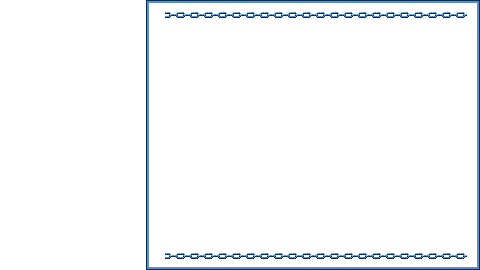
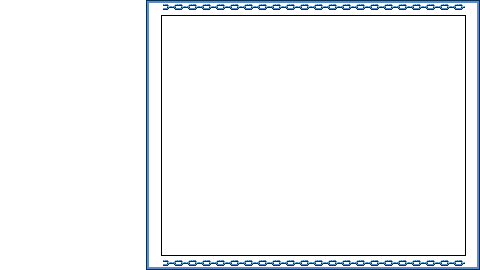
Layer changes from the first 480×270 image to the second:
painted on "Layer 5" over (163, 4, 467, 266)
showed "gamemapframe copy" over (161, 4, 467, 266)
